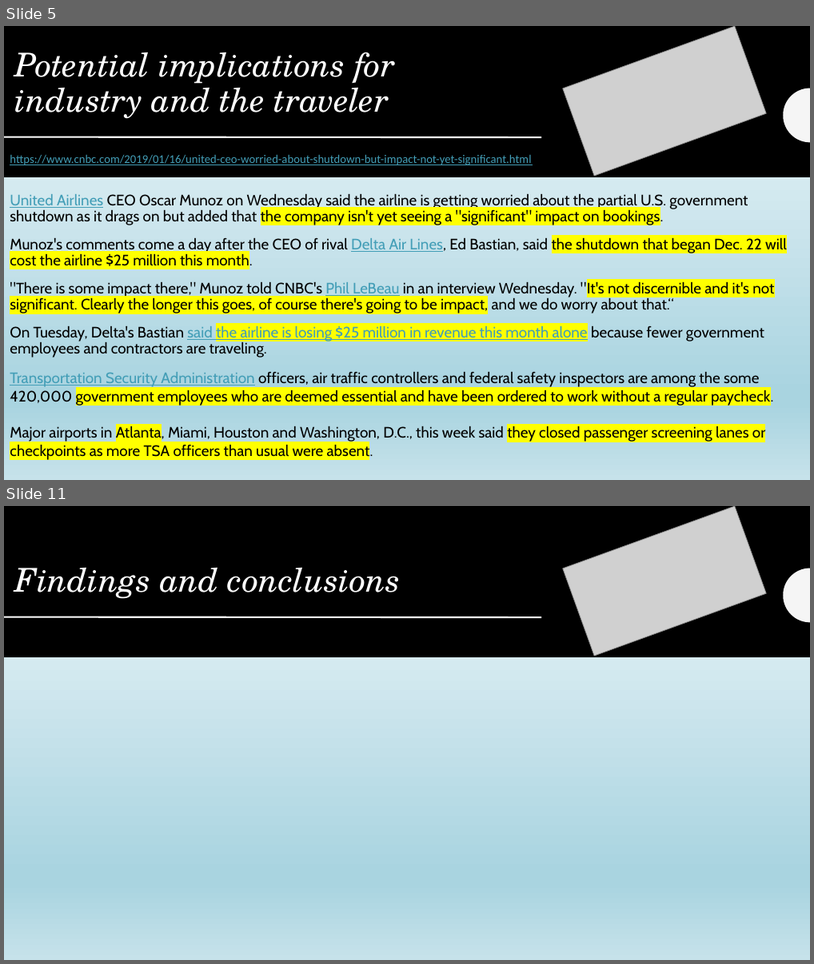
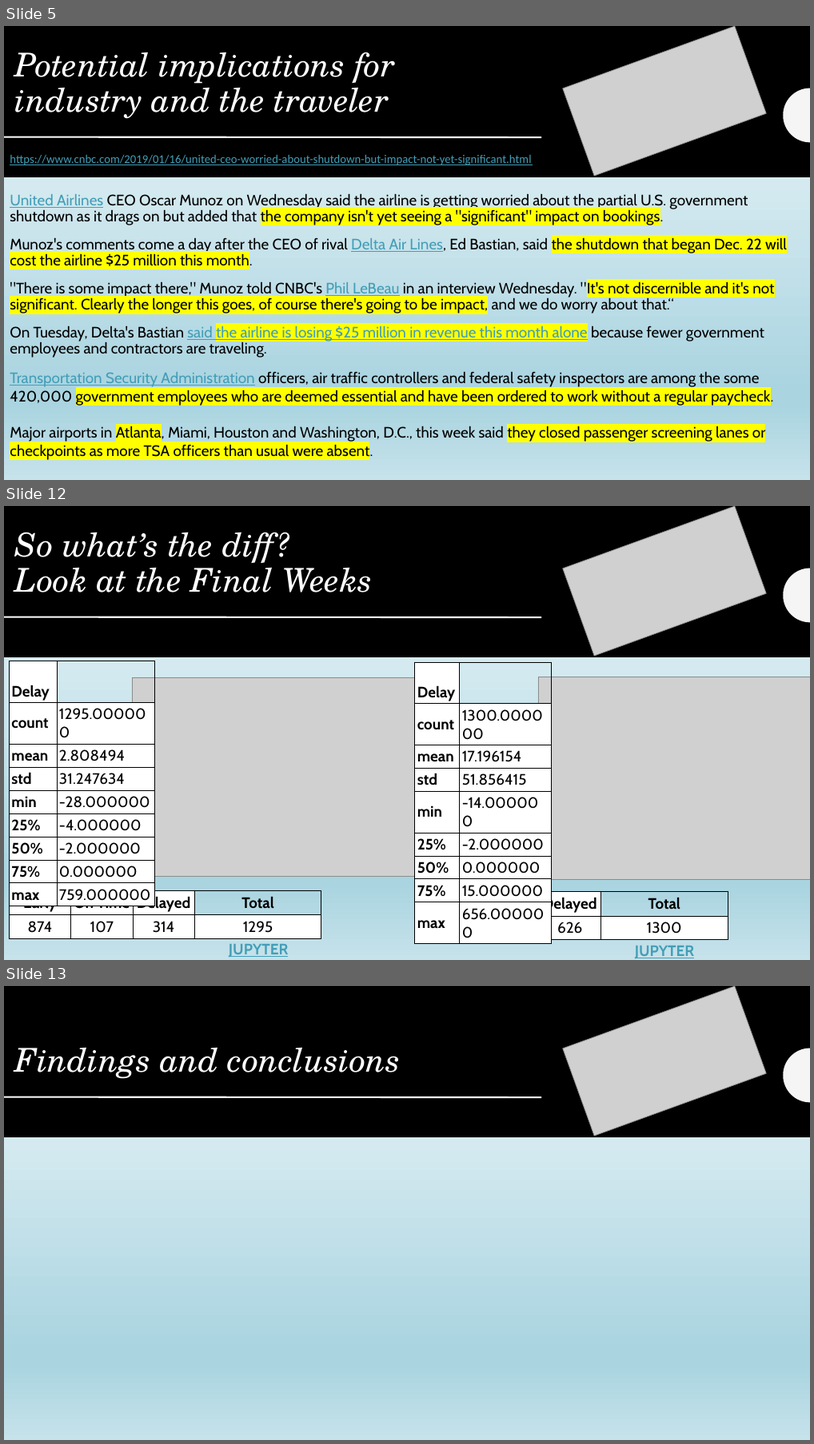
Before and after one commit to leannesevier/BAMF-Project-7, a slide deck: Team_BAMF_Airport_Delays_During_Shutdown.pptx. Shown one above the other, each under a label of ours: slides 5 and 11 before the commit, slides 5, 12 and 13 after it; the slides between them are not shown. The pictures are 814x964 and 814x1444 pixels, drawn with LibreOffice and Linux fonts; fonts in the diff are those of the drawing; grey boxes stand for pictures. Boxes give left, top, right and bottom in pixels: in the first picture for what was removed or moved away, otherwise in the second. Text is boxed around its words. In the diff, an @@ line names an element or a change of style, - is before the commit and + after.

```diff
--- a/Team_BAMF_Airport_Delays_During_Shutdown.pptx
+++ b/Team_BAMF_Airport_Delays_During_Shutdown.pptx
@@ slide 12 added at [4,506,810,960], background gradient #F5FAFC to #A9D4E0 to #C6E2EA; not listed: 2 template elements that a slide beside it also shows @@
@@ rectangle added at [4,506,810,960], fill gradient #F5FAFC to #A9D4E0 to #C6E2EA @@
@@ rectangle added at [4,506,810,657], fill #000000 @@
@@ picture added at [563,506,767,656] @@
@@ title added at [15,532,373,592], 39 pt, text #FFFFFF, italic @@
+So what’s the diff?
+Look at the Final Weeks
@@ freeform shape added at [784,568,810,623], fill #F5F5F5 @@
@@ line added from (4, 616) to (542, 617), #FFFFFF 2 pt @@
@@ table added at [9,661,154,904], 9 rows, 2 columns @@
+Delay | 
+count | 1295.000000
+mean | 2.808494
+std | 31.247634
+min | -28.000000
+25% | -4.000000
+50% | -2.000000
+75% | 0.000000
+max | 759.000000
@@ table added at [415,662,552,932], 9 rows, 2 columns @@
+Delay | 
+count | 1300.000000
+mean | 17.196154
+std | 51.856415
+min | -14.000000
+25% | -2.000000
+50% | 0.000000
+75% | 15.000000
+max | 656.000000
@@ picture added at [132,677,414,876] @@
@@ picture added at [538,676,810,879] @@
@@ table added at [9,890,321,937], 2 rows, 4 columns @@
+Early | On Time | Delayed | Total
+874 | 107 | 314 | 1295
@@ table added at [416,891,728,940], 2 rows, 4 columns @@
+Early | On Time | Delayed | Total
+547 | 127 | 626 | 1300
@@ text added at [229,944,288,956], 18 pt, text #439EB7, bold, underline @@
+JUPYTER
@@ text added at [635,945,694,958], 18 pt, text #439EB7, bold, underline @@
+JUPYTER
@@ what was slide 11 is now slide 13 @@
```
Also in this commit, not shown: 8 slides changed, 1 other slide added.
